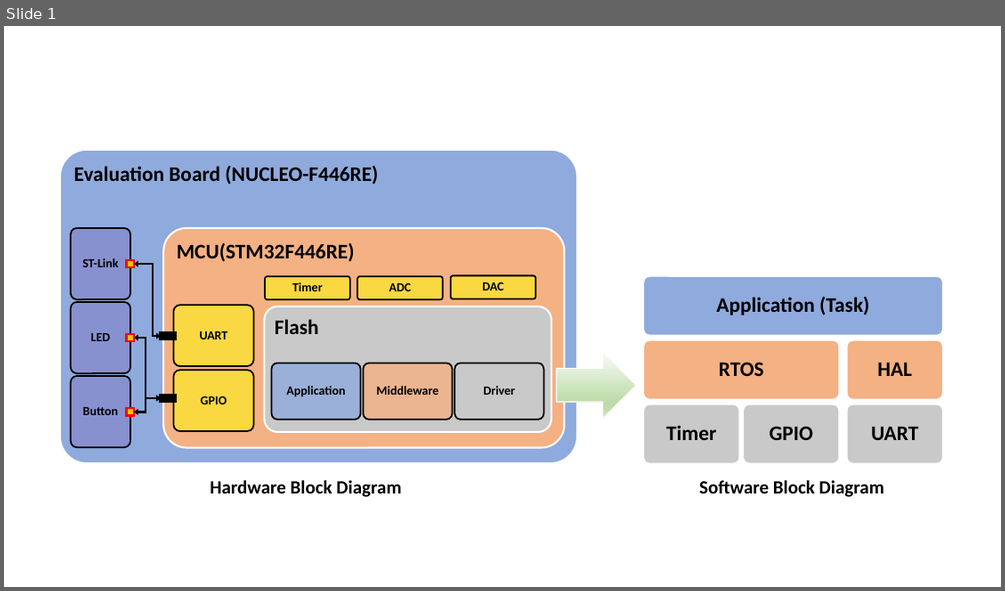
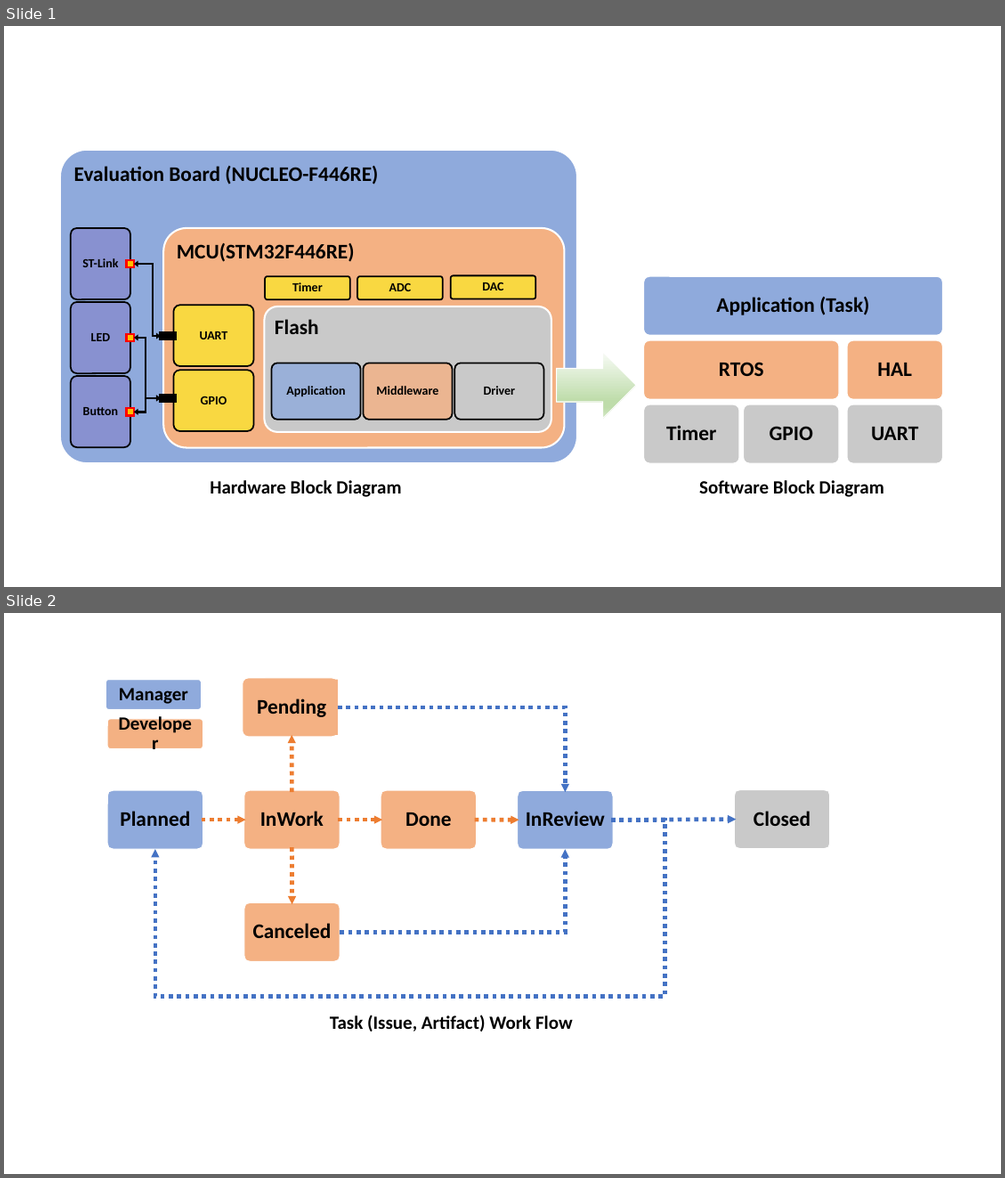
Before and after one commit to gtuja/CSC_MS, a slide deck: Resources/Part1/Part1_Resources.pptx. Shown one above the other, each under a label of ours: slide 1 before the commit, slides 1 and 2 after it. The pictures are 1005x591 and 1005x1178 pixels, drawn with LibreOffice and Linux fonts; fonts in the diff are those of the drawing. Boxes give left, top, right and bottom in pixels: in the first picture for what was removed or moved away, otherwise in the second. Text is boxed around its words. In the diff, an @@ line names an element or a change of style, - is before the commit and + after.

Commit message:
[issue#0003] Update documents below. - Overall   - Update shield.io badges   - Update Template.md   - Fixed typo - README.md   - Remove Part3 - Part1/2.Hello MCU.md   - Add Tortoise how tos for each git commands. - Part1/3.ProcessAndOrganization.md   - Update contents, overall. - Add Part2 documents - Add Ressources   - Resources/Part1/Part1_Resources.pptx   - Resources/Part1/Part1_SoftwareDevelopmentOrganization.png   - Resources/Part1/Part1_TaskWorkFlow.png

```diff
--- a/Resources/Part1/Part1_Resources.pptx
+++ b/Resources/Part1/Part1_Resources.pptx
@@ slide 2 added at [4,613,1001,1174], background #FFFFFF @@
@@ rounded rectangle added at [105,680,202,709], fill #8FAADC, outline #FFFFFF 1 pt @@
@@ rectangle added at [107,681,199,709], fill #8FAADC, 18 pt, text #000000, bold @@
+Manager
@@ rounded rectangle added at [243,678,339,737], fill #F4B183, outline #FFFFFF 1 pt @@
@@ rectangle added at [245,680,338,735], fill #F4B183, 20 pt, text #000000, bold @@
+Pending
@@ rounded rectangle added at [107,719,202,749], fill #F4B183, outline #FFFFFF 1 pt @@
@@ elbow arrow added from (338, 707) to (565, 793), #4472C4 4 pt dashed @@
@@ rectangle added at [109,720,202,748], fill #F4B183, 18 pt, text #000000, bold @@
+Developer
@@ arrow added from (291, 792) to (291, 735), #ED7D31 4 pt dashed @@
@@ rounded rectangle added at [107,790,202,850], fill #8FAADC, outline #FFFFFF 1 pt @@
@@ rectangle added at [109,792,202,847], fill #8FAADC, 20 pt, text #000000, bold @@
+Planned
@@ rounded rectangle added at [244,790,340,850], fill #F4B183, outline #FFFFFF 1 pt @@
@@ rectangle added at [245,792,338,847], fill #F4B183, 20 pt, text #000000, bold @@
+InWork
@@ rounded rectangle added at [380,790,477,850], fill #F4B183, outline #FFFFFF 1 pt @@
@@ rectangle added at [382,792,474,847], fill #F4B183, 20 pt, text #000000, bold @@
+Done
@@ rounded rectangle added at [517,790,613,850], fill #8FAADC, outline #FFFFFF 1 pt @@
@@ rectangle added at [519,793,611,848], fill #8FAADC, 20 pt, text #000000, bold @@
+InReview
@@ rounded rectangle added at [735,789,830,849], fill #C9C9C9, outline #FFFFFF 1 pt @@
@@ rectangle added at [736,792,828,847], fill #C9C9C9, 20 pt, text #000000, bold @@
+Closed
@@ elbow arrow added from (611, 820) to (155, 850), #4472C4 4 pt dashed @@
@@ arrow added from (202, 819) to (245, 819), #ED7D31 4 pt dashed @@
@@ arrow added from (339, 819) to (382, 819), #ED7D31 4 pt dashed @@
@@ arrow added from (474, 819) to (519, 820), #ED7D31 4 pt dashed @@
@@ arrow added from (611, 820) to (736, 819), #4472C4 4 pt dashed @@
@@ arrow added from (291, 847) to (291, 905), #ED7D31 4 pt dashed @@
@@ elbow arrow added from (340, 933) to (565, 850), #4472C4 4 pt dashed @@
@@ rounded rectangle added at [244,902,340,962], fill #F4B183, outline #FFFFFF 1 pt @@
@@ rectangle added at [246,905,339,960], fill #F4B183, 20 pt, text #000000, bold @@
+Canceled
@@ text added at [330,1014,573,1031], 18 pt, text #000000, bold @@
+Task (Issue, Artifact) Work Flow
```
Also in this commit, not shown: 1 other slide added, 1 slide removed, 10 other files.
